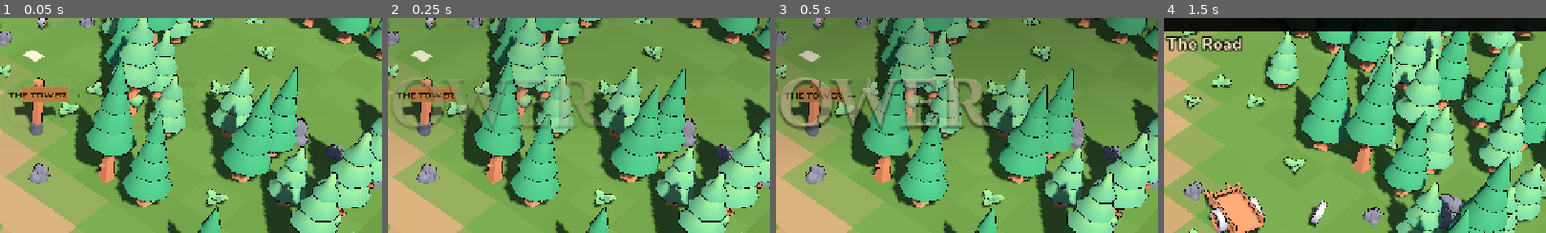
Above: before the commit, frames 1-4 (left to right).
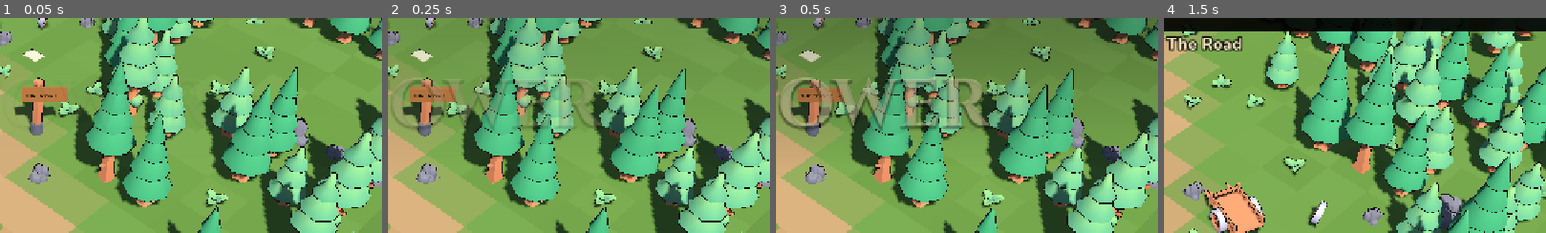
Above: after the commit, the same moments.

Repository: vel71184/the-tower
Game: Godot game, scene res://scenes/main.tscn
Same seed, same stepped clock (60 frames per second), same inputs: the game is played once before the commit and once after it.
Inputs:
- Up to frame 1 (0.05 s): no input
- Up to frame 2 (0.25 s): no input
- Up to frame 3 (0.5 s): no input
- Up to frame 4 (1.5 s): click "New climb" at 0.5 s; click "Skip ▸" at 1.25 s
The pictures show only the part of the screen within x 49-99%, y 0-50%; the shares and areas given below are measured in that part.

The runs differ from the first frame. In frame 1, 0.2% of the frame differs, in the area x 2-21%, y 14-37%; in frame 2, 0.3%; in frame 3, 0.3%, in the area x 2-21%, y 15-38%; in frame 4, nothing differs.

Commit message:
Rebuild the Waiting Hall from Kenney Mini Dungeon pieces
- Stone walls (camera-side walls cut low) and a tiled floor with worn tiles
- Columns down the hall instead of the placeholder block; the Gatekeeper's red banners
- The gate you came in by in the far-left wall; the passage deeper in as an opening in
  the far wall
- Bedrolls (a new shape), a cold fire ring, a notice board on its frame, a table and
  chairs, barrels and a chest by the passage, lanterns that light the room
- Engine: levels can lay floor tiles, build walls from a model, and give props a light
- Signs shrink their words to fit their boards (the Road's signpost too)
- Tests and screenshots follow the new layout

Co-Authored-By: Claude Opus 5.5 <noreply@anthropic.com>
Claude-Session: https://claude.ai/code/session_018eCtRiykKVLLKD4TJKqToP

Diff:
--- a/content/floors/floor_01/level_01.json
+++ b/content/floors/floor_01/level_01.json
@@ -10,17 +10,17 @@
     "wall": "#8a7f72"
   },
   "map": [
-    "##############",
-    "#B.B...N.....#",
-    "#...........E#",
-    "#..C.........#",
-    "#.......##...#",
-    "#..TK...##...#",
-    "#............#",
-    "#.....h......#",
-    "#B...........#",
-    "#....GS......#",
-    "##############"
+    "###########E###",
+    "#.b...N.b...rr#",
+    "#L...........q#",
+    "#...c....c...r#",
+    "#.....TK......#",
+    "GS............#",
+    "#......C.....L#",
+    "#w..c.p.pc.x..#",
+    "#B.h......xtx.#",
+    "#.BB..........#",
+    "###############"
   ],
   "objects": [
     {
@@ -28,8 +28,8 @@
       "id": "entry_gate",
       "name": "The gate",
       "kind": "examine",
-      "model": "castle-kit/gate",
-      "scale": 2.2,
+      "model": "mini-dungeon/gate",
+      "scale": 1.8,
       "rot": 90,
       "dialogue": {
         "start": "gate",
@@ -64,13 +64,6 @@
       "id": "notice_board",
       "name": "Notice board",
       "kind": "examine",
-      "shape": "box",
-      "size": [
-        0.9,
-        1.4,
-        0.2
-      ],
-      "color": "#a0784c",
       "lines": [
         "BY ORDER OF THE GATEKEEPER: the stair is closed. Climbers who wait will be seen in turn.",
         "Below it, rows of tally marks. Someone has been counting days. The newest marks are in a child's hand."
@@ -79,37 +72,39 @@
         "learn": [
           "stair_closed"
         ]
+      },
+      "model": "mini-dungeon/wood-support",
+      "scale": 0.8,
+      "sign": {
+        "text": "BY ORDER OF\nTHE GATEKEEPER",
+        "height": 0.5,
+        "x": 0.0,
+        "z": 0.0,
+        "rot": 0,
+        "color": "#d2bf96",
+        "size": [
+          0.8,
+          0.42
+        ]
       }
     },
     {
       "char": "C",
       "id": "campfire",
-      "name": "Cold campfire",
+      "name": "Cold fire ring",
       "kind": "examine",
-      "shape": "cylinder",
-      "size": [
-        0.7,
-        0.2,
-        0.7
-      ],
-      "color": "#3b3330",
       "lines": [
         "Ash, long cold. Someone cooked here for weeks, then stopped.",
         "A pot lies on its side. Whoever left it didn't plan on coming back down."
-      ]
+      ],
+      "model": "mini-dungeon/stones",
+      "scale": 0.7
     },
     {
       "char": "B",
       "id": "bedrolls",
       "name": "Bedrolls",
       "kind": "examine",
-      "shape": "box",
-      "size": [
-        0.8,
-        0.15,
-        0.5
-      ],
-      "color": "#6e5a44",
       "dialogue": {
         "start": "look",
         "nodes": {
@@ -130,7 +125,10 @@
         }
       },
       "rest_spot": true,
-      "rest_place": "the bedrolls"
+      "rest_place": "the bedrolls",
+      "shape": "bedroll",
+      "color": "#7a6a58",
+      "blocking": false
     },
     {
       "char": "T",
@@ -433,8 +431,6 @@
       "id": "loose_board",
       "name": "Loose floorboard",
       "kind": "hidden",
-      "shape": "plank",
-      "color": "#8b6b47",
       "lines": [
         "You pry the board up. Underneath, wrapped in oilcloth, is a folded letter.",
         "\"Brother. I let the last one through, like all the others. The fires were at the far end of the floor; by the time word reached the stair, they were already up it. Forty houses.",
@@ -455,15 +451,20 @@
       },
       "lines_after": [
         "The board's pried up. Nothing else under it."
-      ]
+      ],
+      "shape": "plank",
+      "size": [
+        0.9,
+        0.03,
+        0.28
+      ],
+      "color": "#8b6b47"
     },
     {
       "char": "E",
       "id": "passage",
       "name": "Passage into the gatehouse",
       "kind": "exit",
-      "shape": "arch",
-      "color": "#c2b49c",
       "dialogue": {
         "start": "ask",
         "nodes": {
@@ -481,7 +482,9 @@
             ]
           }
         }
-      }
+      },
+      "model": "mini-dungeon/wall-opening",
+      "rot": 180
     }
   ],
   "end_rules": [
@@ -592,5 +595,64 @@
         }
       }
     }
+  },
+  "ground": "floor",
+  "floor_tiles": [
+    "mini-dungeon/floor",
+    "mini-dungeon/floor-detail"
+  ],
+  "wall_model": "mini-dungeon/wall",
+  "legend": {
+    "c": {
+      "prop": "mini-dungeon/column",
+      "solid": true,
+      "scale": 1.5
+    },
+    "b": {
+      "prop": "mini-dungeon/banner",
+      "scale": 1.3
+    },
+    "w": {
+      "prop": "mini-dungeon/banner",
+      "rot": 90,
+      "scale": 1.3
+    },
+    "r": {
+      "prop": "mini-dungeon/barrel",
+      "solid": true,
+      "random_rot": true
+    },
+    "q": {
+      "prop": "mini-dungeon/chest",
+      "solid": true,
+      "rot": -90
+    },
+    "p": {
+      "prop": "mini-dungeon/pot",
+      "solid": true,
+      "random_rot": true,
+      "scale": 0.8
+    },
+    "t": {
+      "prop": "mini-dungeon/table",
+      "solid": true,
+      "scale": 1.1
+    },
+    "x": {
+      "prop": "mini-dungeon/chair",
+      "solid": true,
+      "random_rot": true
+    },
+    "L": {
+      "prop": "fantasy-town/lantern",
+      "solid": true,
+      "light": "#ffb36b",
+      "light_height": 1.3,
+      "light_range": 6.0
+    }
+  },
+  "mood_overrides": {
+    "ambient_energy": 0.55,
+    "sun_energy": 0.7
   }
 }
--- a/scripts/game/interactable.gd
+++ b/scripts/game/interactable.gd
@@ -55,6 +55,7 @@
 	else:
 		var color := Color(String(d.get("color", "#b8a48a")))
 		_build_shape(String(d.get("shape", "box")), d.get("size", []), material_for.call(color))
+		Models.outline(self)
 
 	_label = Label3D.new()
 	_label.text = display_name
@@ -332,19 +333,31 @@
 	var y := float(spec.get("height", _top - 0.25))
 	var board := MeshInstance3D.new()
 	var box := BoxMesh.new()
-	box.size = Vector3(0.95, 0.34, 0.06)
+	var bs: Array = spec.get("size", [0.95, 0.34])
+	box.size = Vector3(float(bs[0]), float(bs[1]), 0.06)
 	board.mesh = box
 	var wood := StandardMaterial3D.new()
 	wood.albedo_color = Color(String(spec.get("color", "#9c6b3f")))
 	wood.roughness = 0.9
 	board.material_override = wood
-	board.position = Vector3(0.18, y, 0)
+	board.position = Vector3(float(spec.get("x", 0.18)), y, float(spec.get("z", 0.0)))
 	board.rotation_degrees.y = float(spec.get("rot", 45.0))
 	add_child(board)
 	var words := Label3D.new()
 	words.text = String(spec.get("text", ""))
-	words.font_size = 44
 	words.pixel_size = 0.0045
+	# The words always fit on the board: shrink the text until the longest line does.
+	var font: Font = words.font if words.font else ThemeDB.fallback_font
+	var size := 44
+	var lines := words.text.split("\n")
+	while size > 12:
+		var widest := 0.0
+		for line in lines:
+			widest = maxf(widest, font.get_string_size(line, HORIZONTAL_ALIGNMENT_LEFT, -1, size).x)
+		if widest * words.pixel_size <= box.size.x * 0.88 and size * 1.25 * lines.size() * words.pixel_size <= box.size.y * 0.9:
+			break
+		size -= 2
+	words.font_size = size
 	words.outline_size = 0
 	words.modulate = Color(String(spec.get("ink", "#2b1d12")))
 	words.position = Vector3(0, 0, 0.035)
@@ -365,6 +378,15 @@
 		character.queue_free()
 		character = null
 		_build_shape("npc", [], StandardMaterial3D.new())
+
+
+## A slightly darker copy of a plain material (the rolled end of a bedroll).
+func material_for_dark(mat: Material) -> Material:
+	if mat is StandardMaterial3D:
+		var m := (mat as StandardMaterial3D).duplicate() as StandardMaterial3D
+		m.albedo_color = m.albedo_color.darkened(0.2)
+		return m
+	return mat
 
 
 func _size(raw: Variant, fallback: Vector3) -> Vector3:
@@ -398,6 +420,22 @@
 			cyl.height = s.y
 			_add_mesh(cyl, mat, Vector3(0, s.y * 0.5, 0))
 			_top = s.y
+		"bedroll":
+			# A blanket laid out with a rolled end for a pillow.
+			var blanket := BoxMesh.new()
+			blanket.size = Vector3(0.5, 0.05, 0.82)
+			_add_mesh(blanket, mat, Vector3(0, 0.025, 0.05))
+			var roll := CylinderMesh.new()
+			roll.top_radius = 0.09
+			roll.bottom_radius = 0.09
+			roll.height = 0.5
+			var mi := MeshInstance3D.new()
+			mi.mesh = roll
+			mi.material_override = material_for_dark(mat)
+			mi.rotation_degrees.z = 90.0
+			mi.position = Vector3(0, 0.09, -0.36)
+			add_child(mi)
+			_top = 0.2
 		"plank":
 			var p := BoxMesh.new()
 			p.size = _size(raw_size, Vector3(0.9, 0.03, 0.3))
--- a/scripts/game/level.gd
+++ b/scripts/game/level.gd
@@ -382,6 +382,19 @@
 ## All ground as one mesh (cheap to draw on phones), coloured per cell in a soft checker.
 func _build_ground(cells: Dictionary, palette: Dictionary) -> void:
 	if cells.is_empty():
+		return
+	# Indoors a level can lay Kenney floor tiles instead ("floor_tiles": [models], the first
+	# most often).
+	var tiles: Array = data.get("floor_tiles", [])
+	if not tiles.is_empty():
+		for cell in cells:
+			var n := posmod(hash(cell * 17), 100)
+			var pick: String = tiles[0] if n < 78 or tiles.size() == 1 else tiles[1 + n % (tiles.size() - 1)]
+			var tile := Models.make(pick)
+			if tile:
+				tile.position = cell_to_world(cell)
+				tile.rotation_degrees.y = 90.0 * float(posmod(hash(cell * 7), 4))
+				add_child(tile)
 		return
 	var st := SurfaceTool.new()
 	st.begin(Mesh.PRIMITIVE_TRIANGLES)
@@ -496,6 +509,15 @@
 	node.scale = Vector3(sc, sc, sc)
 	add_child(node)
 	Models.outline(node)
+	# "light": a warm glow from this prop (a lantern, a brazier).
+	if entry.has("light"):
+		var lamp := OmniLight3D.new()
+		lamp.light_color = Color(String(entry["light"]))
+		lamp.light_energy = float(entry.get("light_energy", 1.4))
+		lamp.omni_range = float(entry.get("light_range", 5.0))
+		lamp.shadow_enabled = false
+		lamp.position = Vector3(0, float(entry.get("light_height", 1.0)), 0)
+		node.add_child(lamp)
 	var h := Models.bounds(node).size.y
 	if h > 0.9:
 		tall_props.append([node, h])
@@ -527,6 +549,22 @@
 func _add_wall(cell: Vector2i, palette: Dictionary) -> void:
 	var near_camera := cell.x == width - 1 or cell.y == height - 1
 	var h := LOW_WALL_HEIGHT if near_camera else WALL_HEIGHT
+	# A level can build its walls from a Kenney piece ("wall_model"); the camera-side walls
+	# are cut down low so the room stays visible.
+	if data.has("wall_model"):
+		var holder := Node3D.new()
+		holder.position = cell_to_world(cell)
+		add_child(holder)
+		var node := Models.make(String(data["wall_model"]))
+		if node:
+			holder.add_child(node)
+			var box := Models.bounds(node)
+			var model_h: float = maxf(box.size.y, 0.01)
+			node.scale = Vector3(1.0, h / model_h, 1.0)
+			Models.outline(holder)
+		if not near_camera:
+			tall_props.append([holder, h])
+		return
 	var mi := MeshInstance3D.new()
 	var mesh := BoxMesh.new()
 	mesh.size = Vector3(1.0, h, 1.0)
--- a/tests/screenshots.gd
+++ b/tests/screenshots.gd
@@ -43,9 +43,9 @@
 	main.ui.force_touch = true
 	await _frames(40)
 	await _shot("1_waiting_hall")
-	main.climber.place(Vector2i(4, 6))
+	main.climber.place(Vector2i(6, 5))
 	main.cam.snap()
-	main._on_entered_cell(Vector2i(4, 6))
+	main._on_entered_cell(Vector2i(6, 5))
 	main.ui.set_stick(true, Vector2(220, 520), Vector2(260, 490))
 	await _frames(10)
 	await _shot("2_near_tobin")
--- a/tests/test_runner.gd
+++ b/tests/test_runner.gd
@@ -200,7 +200,7 @@
 
 
 ## A fresh Waiting Hall with the climber next to Brann, facing him, with fight time driven by tick().
-func _brawl_setup(main, climber_cell: Vector2i = Vector2i(5, 5)) -> void:
+func _brawl_setup(main, climber_cell: Vector2i = Vector2i(8, 4)) -> void:
 	main.start_level(1, 1)
 	main.combat.manual = true
 	main.climber.place(climber_cell)
@@ -295,7 +295,7 @@
 
 	# Kick: knocks him back a cell, never wounds.
 	Baseline.reset()
-	_brawl_setup(main, Vector2i(4, 6))
+	_brawl_setup(main, Vector2i(7, 5))
 	brann = main.find_object("brann")
 	main.interact(brann)
 	main.choose_text("Let him go")
@@ -303,7 +303,7 @@
 	c.tick(1.0)
 	main.climber.face(brann.global_position)
 	check(c.kick(), "the kick connects")
-	check(c.events.has("kick_moved:brann") and brann.cell == Vector2i(4, 4), "a kick knocks him back a cell")
+	check(c.events.has("kick_moved:brann") and brann.cell == Vector2i(7, 3), "a kick knocks him back a cell")
 	check(c.foes[brann]["wounds"] == 3, "a kick doesn't wound")
 
 	# Block: hold it facing him and his swing glances off.
@@ -341,7 +341,7 @@
 
 	# Anyone can be attacked, but only on purpose (design doc: residents, not enemies).
 	Baseline.reset()
-	_brawl_setup(main, Vector2i(3, 6))
+	_brawl_setup(main, Vector2i(6, 5))
 	var tobin = main.find_object("tobin")
 	main.climber.face(tobin.global_position)
 	c._cooldown = 0.0
@@ -461,7 +461,7 @@
 	check(main.first_built_level() == Vector2i(0, 1), "the first built level is Floor 0, The Road")
 	check(main.start_level(1, 1), "level 1-9 loads")
 	var level = main.level
-	check(level.width == 14 and level.height == 11, "map size is 14x11")
+	check(level.width == 15 and level.height == 11, "map size is 15x11")
 	check(level.is_walkable(level.spawn_cell), "spawn is walkable")
 	for obj in level.objects:
 		check(not level.path_to_object(level.spawn_cell, obj).is_empty(), "%s is reachable" % obj.id)
@@ -542,7 +542,7 @@
 	for i in 30:
 		main.climber.move_free(Main_screen(Vector2(0, -1)), 0.05)
 	check(main.climber.position.x > 1.0 and main.climber.position.z > 1.0, "walls stop you")
-	main.climber.place(Vector2i(3, 6))
+	main.climber.place(main.find_object("tobin").cell + Vector2i(0, 1))
 	main.climber.face(main.find_object("tobin").global_position)
 	check(main.focus_object() == main.find_object("tobin"), "the person you face is highlighted")
 	check(main.pad_interact() and main.is_talking(), "the interact button talks to them")
@@ -558,7 +558,7 @@
 	main.interact(hidden)
 	while main.is_talking():
 		main.choose(0)
-	main.climber.place(Vector2i(4, 7))
+	main.climber.place(Vector2i(5, 6))
 	main.interact(main.find_object("tobin"))
 	main.choose_text("Who says")
 	main.choose(0)
@@ -569,7 +569,7 @@
 	Baseline.reset()
 	check(Baseline.load_save(), "the mid-level save loads")
 	check(main.resume_climb(), "resuming reopens the level")
-	check(main.climber.cell == Vector2i(4, 7), "the climber is back where they stopped")
+	check(main.climber.cell == Vector2i(5, 6), "the climber is back where they stopped")
 	check(main.find_object("loose_board").revealed, "found hidden things stay found")
 	check(main.find_object("loose_board").opened, "and opened things stay open")
 	check(Baseline.knows("marta_name") and Baseline.has_flag("talked_tobin"), "what the climber learned is kept")
Binary file added: assets/kenney/mini-dungeon/banner.glb
Binary file added: assets/kenney/mini-dungeon/barrel.glb
Binary file added: assets/kenney/mini-dungeon/chair.glb
Binary file added: assets/kenney/mini-dungeon/chest.glb
Binary file added: assets/kenney/mini-dungeon/coin.glb
Binary file added: assets/kenney/mini-dungeon/column.glb
Binary file added: assets/kenney/mini-dungeon/dirt.glb
Binary file added: assets/kenney/mini-dungeon/floor-detail.glb
Binary file added: assets/kenney/mini-dungeon/floor.glb
Binary file added: assets/kenney/mini-dungeon/gate.glb
Binary file added: assets/kenney/mini-dungeon/key.glb
Binary file added: assets/kenney/mini-dungeon/pot.glb
(and 18 more such lines)
